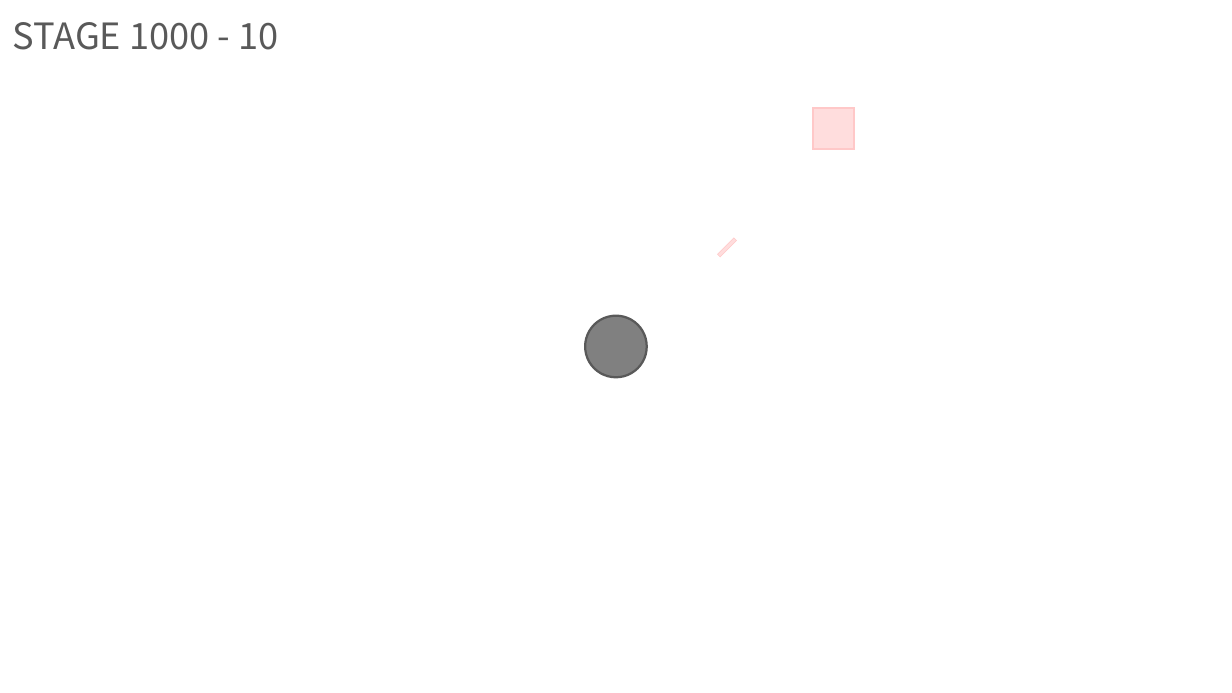
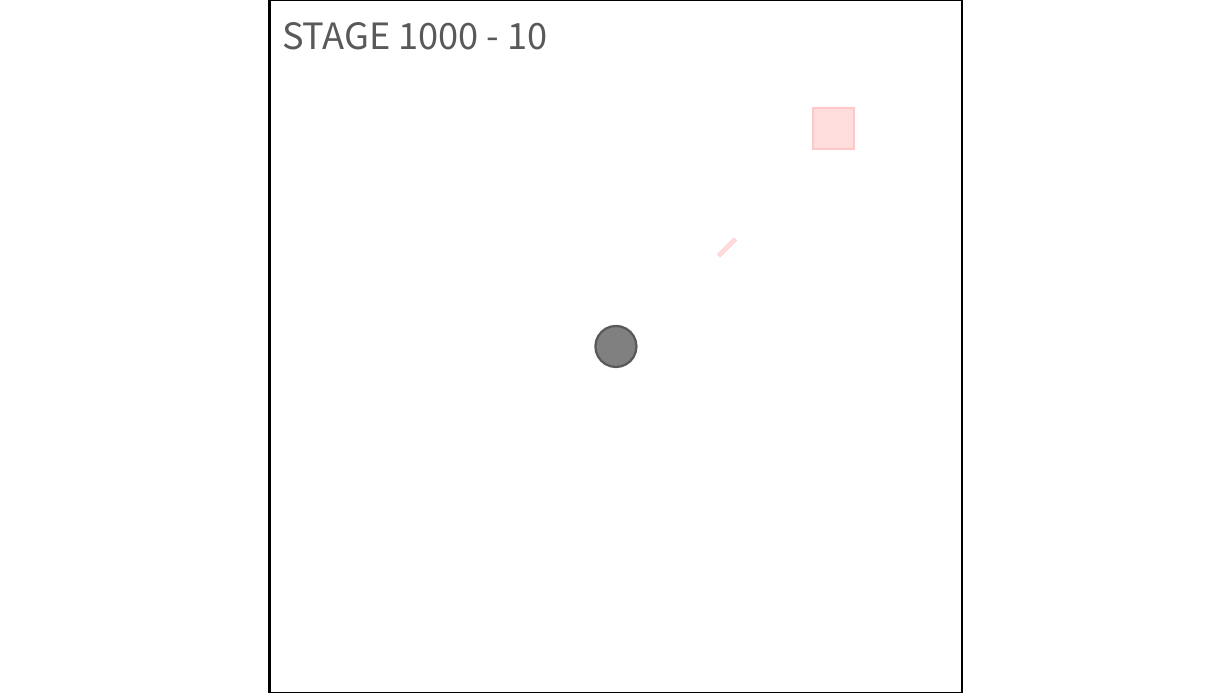
Before and after one commit to Sero-Github/ProjectP, a slide deck: slide 8 of Game Design Documents/UXUI/InGame_SYSTEM_LOCALE.pptm. Drawn at 1232x693 pixels with LibreOffice and Linux fonts; fonts in the diff are those of the drawing. Boxes give left, top, right and bottom in pixels: in the first picture for what was removed or moved away, otherwise in the second. Text is boxed around its words. In the diff, an @@ line names an element or a change of style, - is before the commit and + after.

```diff
--- a/Game Design Documents/UXUI/InGame_SYSTEM_LOCALE.pptm
+++ b/Game Design Documents/UXUI/InGame_SYSTEM_LOCALE.pptm
@@ rectangle added at bbox=[269, 0, 961, 693], fill #FFFFFF, outline #000000 1 pt @@
@@ text "STAGE 1000 - 10": place and size @@
-text "STAGE 1000 - 10" at bbox=[13, 22, 278, 50]
+text "STAGE 1000 - 10" at bbox=[282, 22, 548, 50]
@@ ellipse: place and size @@
-ellipse at bbox=[585, 316, 647, 378]
+ellipse at bbox=[595, 326, 636, 367]
```
Also in this commit, not shown: 3 other slides changed, 1 slide added.
